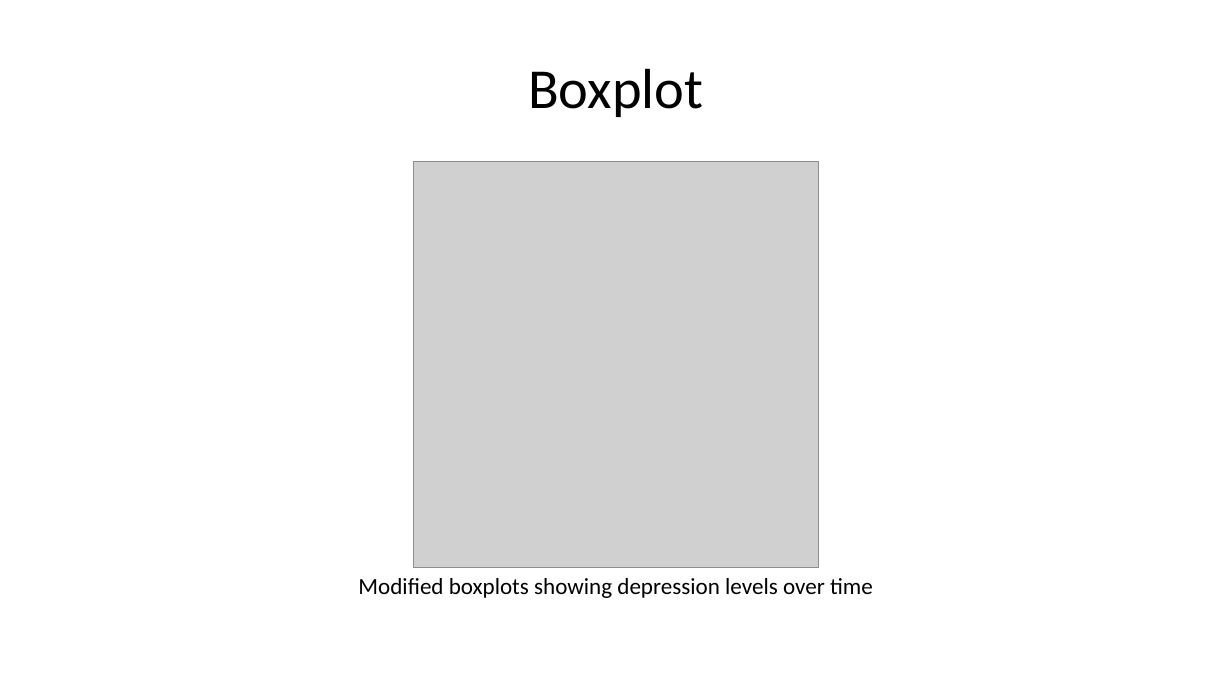
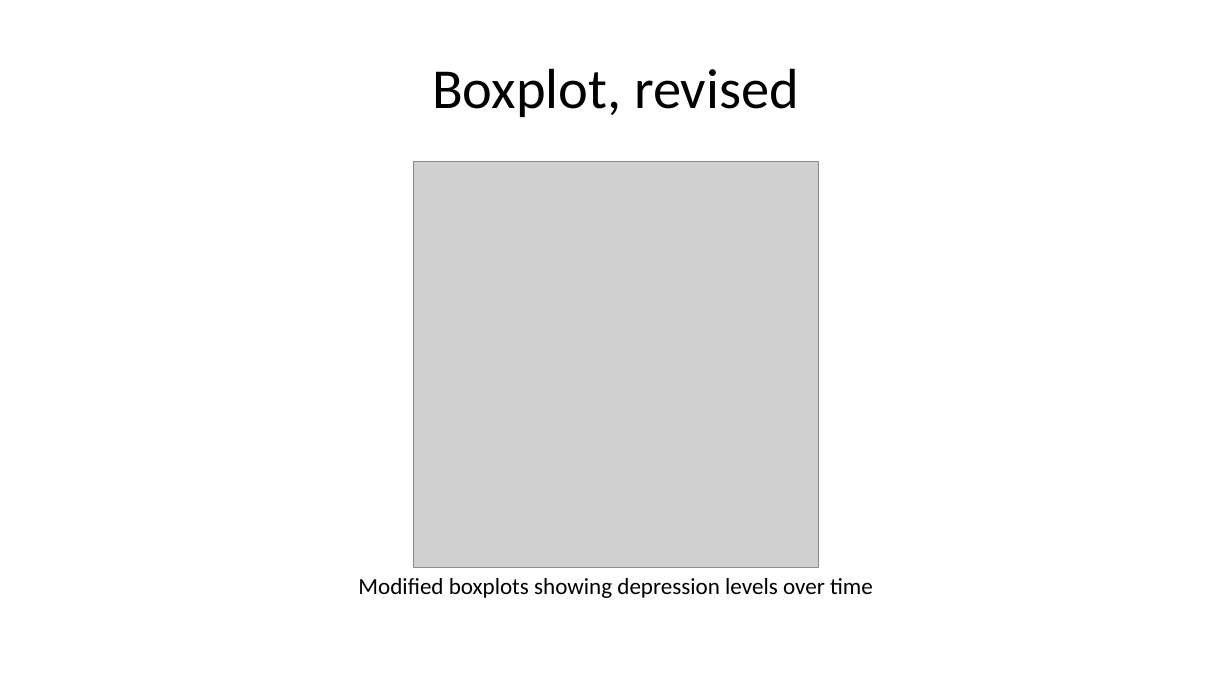
Before and after one commit to pmean/classes, a slide deck: slide 31 of introduction-to-r/results/v06-slides-and-speaker-notes.pptx. Drawn at 1232x693 pixels with LibreOffice and Linux fonts; fonts in the diff are those of the drawing; grey boxes stand for pictures. Boxes give left, top, right and bottom in pixels: in the first picture for what was removed or moved away, otherwise in the second. Text is boxed around its words. In the diff, an @@ line names an element or a change of style, - is before the commit and + after.

```diff
--- a/introduction-to-r/results/v06-slides-and-speaker-notes.pptx
+++ b/introduction-to-r/results/v06-slides-and-speaker-notes.pptx
@@ title at [432, 68, 799, 117]: text changed @@
-Boxplot
+Boxplot, revised
```
Also in this commit, not shown: 15 other slides changed, 2 slides added, 5 other files.
